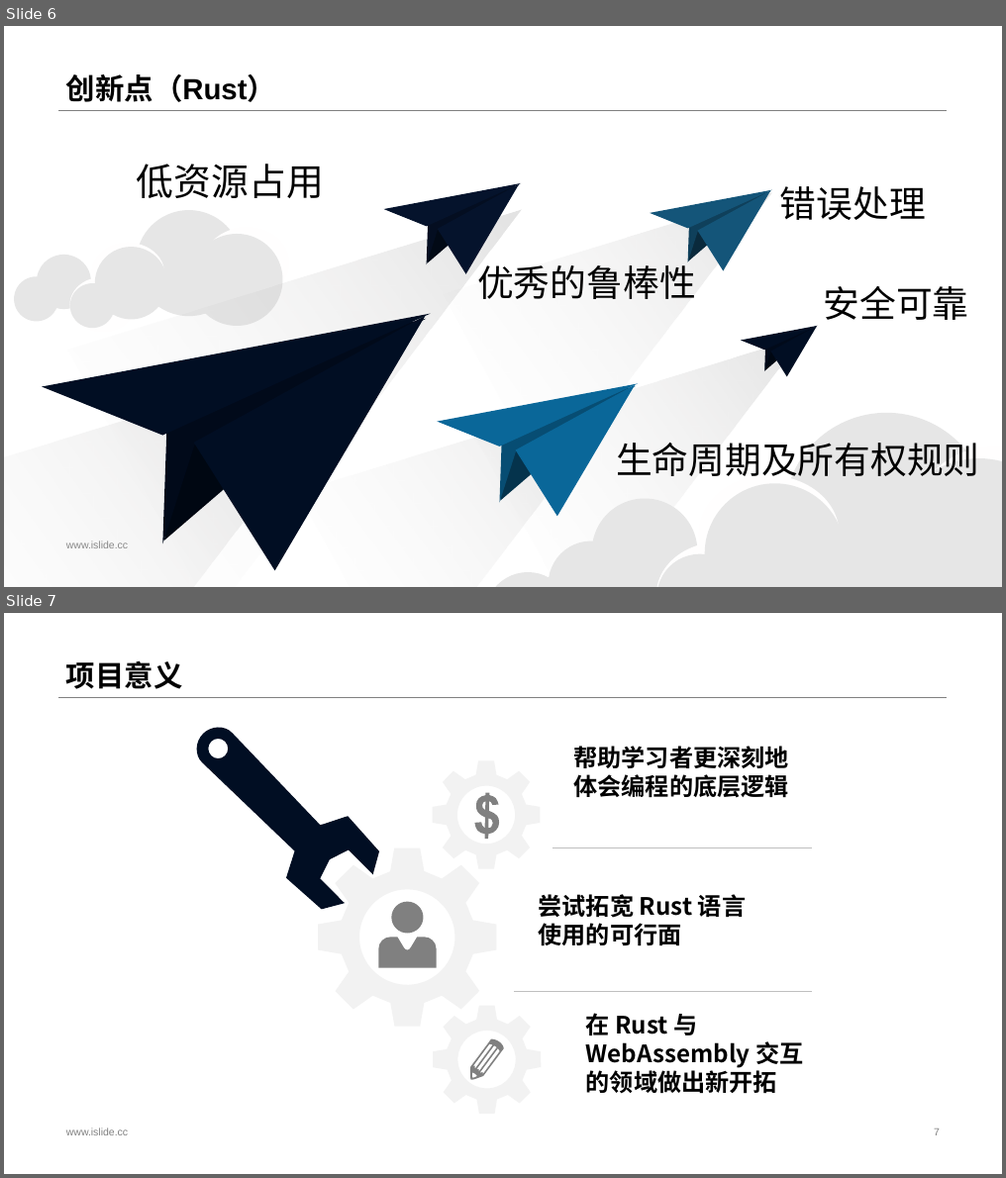
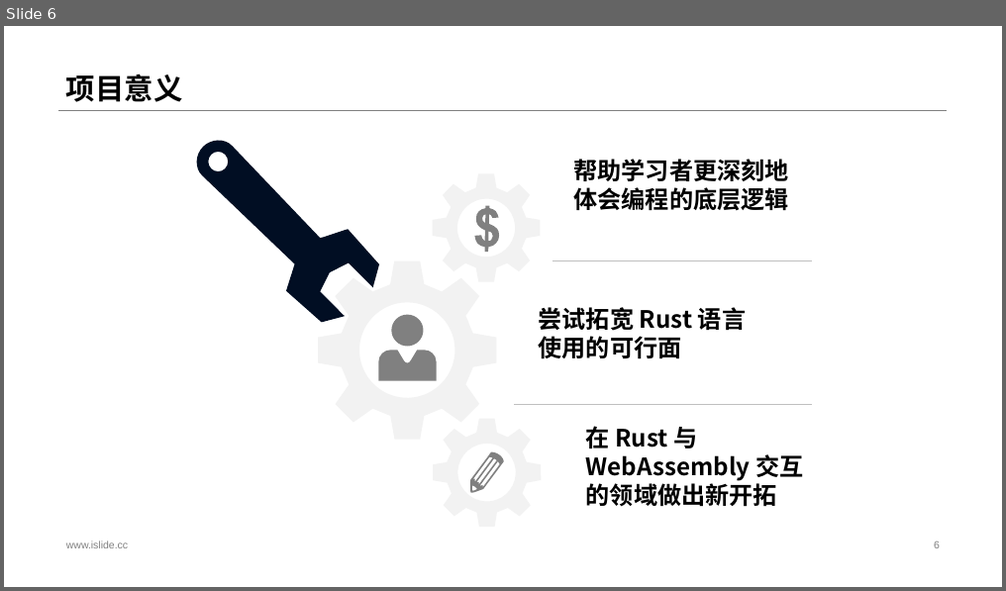
Before and after one commit to OSH-2020/x-gkd, a slide deck: temp/中期报告 Rust 0.0.pptx. Shown one above the other, each under a label of ours: slides 6 and 7 before the commit, slide 6 after it. The pictures are 1006x1178 and 1006x591 pixels, drawn with LibreOffice and Linux fonts; fonts in the diff are those of the drawing. Boxes give left, top, right and bottom in pixels: in the first picture for what was removed or moved away, otherwise in the second. Text is boxed around its words. In the diff, an @@ line names an element or a change of style, - is before the commit and + after.

```diff
--- a/temp/中期报告 Rust 0.0.pptx
+++ b/temp/中期报告 Rust 0.0.pptx
@@ slide 6 removed at [4, 26, 1002, 587], background #FFFFFF; not listed: 1 template element that a slide beside it also shows @@
@@ title removed at [66, 75, 276, 102] @@
-创新点（Rust）
@@ text removed at [137, 164, 324, 198] @@
-低资源占用
@@ group removed at [383, 183, 521, 274]: 4 freeform shapes @@
@@ freeform shape removed at [444, 193, 771, 486] @@
@@ group removed at [649, 190, 772, 271]: 4 freeform shapes @@
@@ text removed at [780, 186, 926, 220] @@
-错误处理
@@ freeform shape removed at [67, 209, 522, 587] @@
@@ group removed at [14, 210, 289, 332]: 9 ellipses @@
@@ text removed at [477, 260, 696, 299] @@
-优秀的鲁棒性
@@ text removed at [824, 286, 969, 320] @@
-安全可靠
@@ group removed at [42, 313, 430, 571]: 4 freeform shapes @@
@@ freeform shape removed at [4, 341, 380, 587] @@
@@ freeform shape removed at [475, 337, 804, 587] @@
@@ group removed at [741, 326, 818, 377]: 4 freeform shapes @@
@@ freeform shape removed at [297, 390, 626, 587] @@
@@ group removed at [437, 383, 638, 517]: 4 freeform shapes @@
@@ ellipse removed at [784, 413, 989, 587] @@
@@ text removed at [616, 443, 980, 476] @@
-生命周期及所有权规则
@@ ellipse removed at [890, 459, 1002, 587] @@
@@ ellipse removed at [915, 446, 1002, 583] @@
@@ ellipse removed at [592, 499, 697, 587] @@
@@ ellipse removed at [699, 475, 840, 587] @@
@@ ellipse removed at [705, 483, 846, 587] @@
@@ text removed at [66, 541, 128, 549] @@
-www.islide.cc
@@ ellipse removed at [548, 542, 635, 587] @@
@@ ellipse removed at [656, 543, 783, 587] @@
@@ ellipse removed at [656, 555, 743, 587] @@
@@ ellipse removed at [484, 572, 570, 587] @@
@@ what was slide 7 is now slide 6 @@
@@ page number at [934, 542, 940, 549]: text changed @@
-7
+6
```
Also in this commit, not shown: 1 slide changed.
